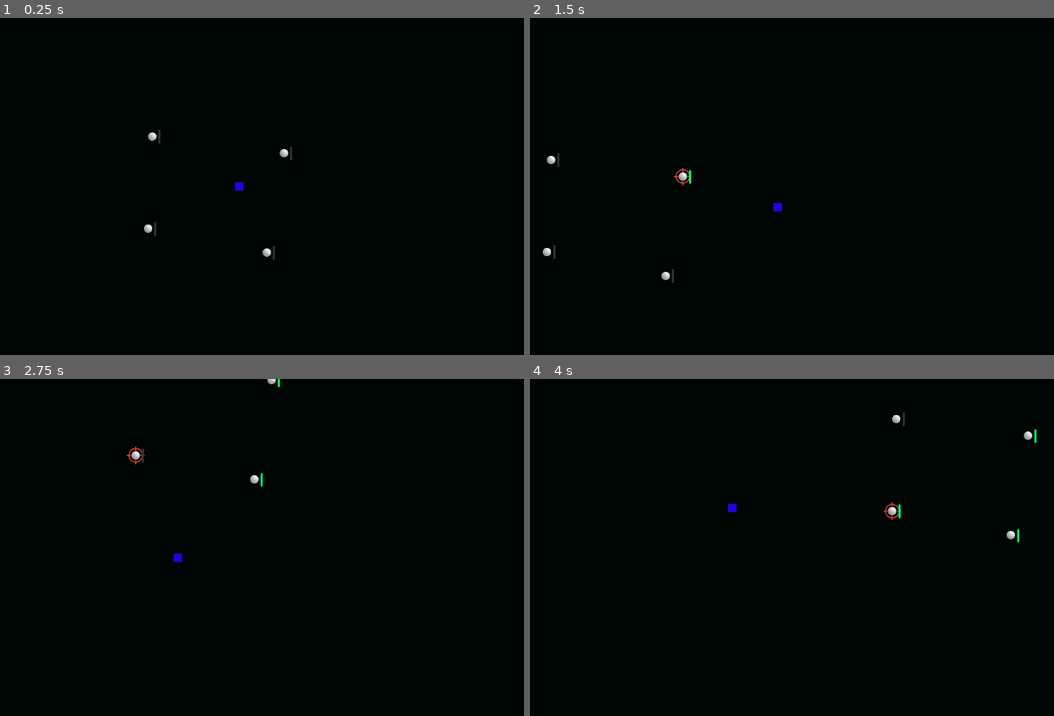
Above: before the commit, frames 1-4 (two rows, left to right).
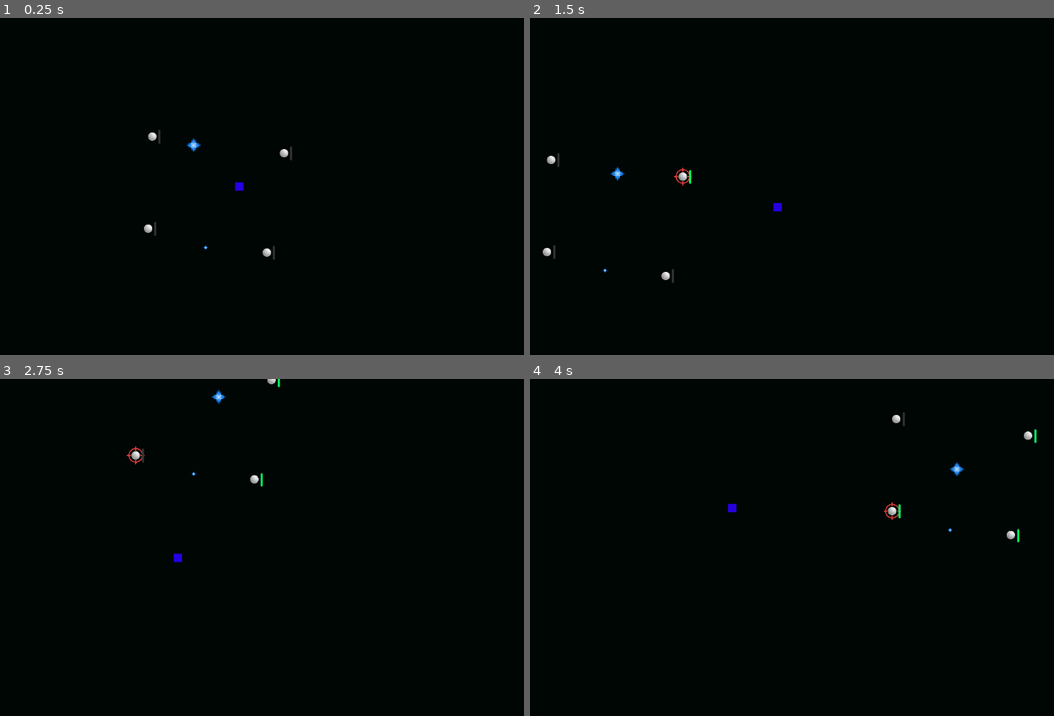
Above: after the commit, the same moments.

Repository: bentingey/Xenon
Game: Godot game, scene res://scenes/main.tscn
Two runs of this game, one before a commit and one after it. Both use one fixed random seed, a clock stepped at 60 frames per second and the inputs below.
Inputs:
- Up to frame 1 (0.25 s): no input
- Up to frame 2 (1.5 s): tap Space (action) at 0.6, 1.35 s
- Up to frame 3 (2.75 s): tap Space (action) at 2.1 s
- Up to frame 4 (4 s): tap Space (action) at 2.85, 3.6 s

The runs differ from the first frame. In frame 1, less than 0.1% of the frame differs, in the area x 35-40%, y 35-69%; in frame 2, less than 0.1%; in frame 3, less than 0.1%; in frame 4, less than 0.1%, in the area x 79-83%, y 24-46%.

Commit message:
added basic enemies that move towards player

Diff:
--- /dev/null
+++ b/scenes/enemies/enemy.tscn
@@ -0,0 +1,8 @@
+[gd_scene load_steps=2 format=3 uid="uid://c2x1fr04mn6eo"]
+
+[ext_resource type="Texture2D" uid="uid://dbh2qna6snpgn" path="res://assets/sprites/enemy.png" id="1_iqos0"]
+
+[node name="Enemy" type="Node2D"]
+
+[node name="Sprite2D" type="Sprite2D" parent="."]
+texture = ExtResource("1_iqos0")
--- /dev/null
+++ b/scenes/enemies/enemy_approach.tscn
@@ -0,0 +1,36 @@
+[gd_scene load_steps=7 format=3 uid="uid://d1sv6d6wy478j"]
+
+[ext_resource type="Script" path="res://scripts/enemy_ai.gd" id="1_8np12"]
+[ext_resource type="Texture2D" uid="uid://dbh2qna6snpgn" path="res://assets/sprites/enemy.png" id="2_w037j"]
+[ext_resource type="Script" uid="uid://4ree138oqyf0" path="res://scripts/states/state_machine.gd" id="4_dvjjp"]
+[ext_resource type="Script" uid="uid://modng5eypkbf" path="res://scripts/states/state_approach.gd" id="5_2vht8"]
+[ext_resource type="Script" uid="uid://gmfwkxey37ur" path="res://scripts/states/state_idle.gd" id="6_brgdq"]
+
+[sub_resource type="RectangleShape2D" id="RectangleShape2D_pj1k4"]
+size = Vector2(5.65685, 5.65685)
+
+[node name="Enemy_Approach" type="CharacterBody2D"]
+floor_stop_on_slope = false
+floor_constant_speed = true
+script = ExtResource("1_8np12")
+
+[node name="Sprite2D" type="Sprite2D" parent="."]
+texture = ExtResource("2_w037j")
+
+[node name="CollisionShape2D" type="CollisionShape2D" parent="."]
+z_index = 2
+position = Vector2(0, 1.68587e-07)
+rotation = -2.35619
+shape = SubResource("RectangleShape2D_pj1k4")
+
+[node name="State Machine" type="Node" parent="." node_paths=PackedStringArray("initial_state")]
+script = ExtResource("4_dvjjp")
+initial_state = NodePath("Approach")
+
+[node name="Approach" type="Node" parent="State Machine" node_paths=PackedStringArray("enemy")]
+script = ExtResource("5_2vht8")
+enemy = NodePath("../..")
+
+[node name="Idle" type="Node" parent="State Machine" node_paths=PackedStringArray("enemy")]
+script = ExtResource("6_brgdq")
+enemy = NodePath("../..")
--- /dev/null
+++ b/scenes/enemies/enemy_wander_follow.tscn
@@ -0,0 +1,44 @@
+[gd_scene load_steps=8 format=3 uid="uid://bsmvnpw84uodw"]
+
+[ext_resource type="Texture2D" uid="uid://b6ghey2qhwtb1" path="res://assets/sprites/enemy.png" id="1_42rcr"]
+[ext_resource type="Script" uid="uid://cg7717ca8m3ut" path="res://scripts/enemy_ai.gd" id="1_d3r1v"]
+[ext_resource type="PackedScene" uid="uid://bm3sinoolnqik" path="res://scenes/killzone.tscn" id="2_1txru"]
+[ext_resource type="Script" uid="uid://71jhf2cmy33n" path="res://scripts/states/state_machine.gd" id="3_8ky6e"]
+[ext_resource type="Script" uid="uid://b3bsqx632uaqk" path="res://scripts/states/state_follow.gd" id="5_eu5sk"]
+[ext_resource type="Script" uid="uid://d1do0m8e1f7ci" path="res://scripts/states/state_wander.gd" id="5_xt37l"]
+
+[sub_resource type="RectangleShape2D" id="RectangleShape2D_kgvje"]
+size = Vector2(5.65685, 5.65685)
+
+[node name="Enemy_wander_follow" type="CharacterBody2D"]
+script = ExtResource("1_d3r1v")
+
+[node name="Sprite2D" type="Sprite2D" parent="."]
+texture = ExtResource("1_42rcr")
+
+[node name="CollisionShape2D" type="CollisionShape2D" parent="."]
+z_index = 2
+position = Vector2(0, 1.68587e-07)
+rotation = -2.35619
+shape = SubResource("RectangleShape2D_kgvje")
+
+[node name="Killzone" parent="." instance=ExtResource("2_1txru")]
+collision_mask = 3
+
+[node name="CollisionShape2D" type="CollisionShape2D" parent="Killzone"]
+z_index = 2
+position = Vector2(0, 1.68587e-07)
+rotation = -2.35619
+shape = SubResource("RectangleShape2D_kgvje")
+
+[node name="State Machine" type="Node" parent="." node_paths=PackedStringArray("initial_state")]
+script = ExtResource("3_8ky6e")
+initial_state = NodePath("Wander")
+
+[node name="Wander" type="Node" parent="State Machine" node_paths=PackedStringArray("enemy")]
+script = ExtResource("5_xt37l")
+enemy = NodePath("../..")
+
+[node name="Follow" type="Node" parent="State Machine" node_paths=PackedStringArray("enemy")]
+script = ExtResource("5_eu5sk")
+enemy = NodePath("../..")
--- /dev/null
+++ b/scenes/killzone.tscn
@@ -0,0 +1,13 @@
+[gd_scene load_steps=3 format=3 uid="uid://bm3sinoolnqik"]
+
+[ext_resource type="Script" uid="uid://b3gt3sd3u3wot" path="res://scripts/killzone.gd" id="1_p008j"]
+[ext_resource type="AudioStream" uid="uid://djqydikw6jg21" path="res://assets/sounds/death.wav" id="2_iryxw"]
+
+[node name="Killzone" type="Area2D"]
+collision_mask = 2
+script = ExtResource("1_p008j")
+
+[node name="DeathSound" type="AudioStreamPlayer2D" parent="."]
+stream = ExtResource("2_iryxw")
+
+[connection signal="body_entered" from="." to="." method="_on_body_entered"]
--- a/scenes/main.tscn
+++ b/scenes/main.tscn
@@ -6,6 +6,8 @@
 [ext_resource type="PackedScene" uid="uid://bunbouvu5mb06" path="res://scenes/system.tscn" id="2_tefeu"]
 [ext_resource type="PackedScene" uid="uid://wbr5n02f2aut" path="res://scenes/planet.tscn" id="3_o6xl0"]
 [ext_resource type="PackedScene" uid="uid://cg7gie2sfey7l" path="res://scenes/player.tscn" id="3_tefeu"]
+[ext_resource type="PackedScene" uid="uid://c2x1fr04mn6eo" path="res://scenes/enemies/enemy.tscn" id="7_o6xl0"]
+[ext_resource type="PackedScene" uid="uid://d1sv6d6wy478j" path="res://scenes/enemies/enemy_approach.tscn" id="8_tipki"]
 
 [node name="Main" type="Node2D"]
 script = ExtResource("1_tbgi4")
@@ -30,3 +32,10 @@
 
 [node name="Planet4" parent="." instance=ExtResource("3_o6xl0")]
 position = Vector2(575, 81)
+
+[node name="Enemy" parent="." instance=ExtResource("7_o6xl0")]
+position = Vector2(686, 117)
+
+[node name="Enemy_Approach" parent="." instance=ExtResource("8_tipki")]
+position = Vector2(658, -86)
+scale = Vector2(3, 3)
--- /dev/null
+++ b/scripts/enemy_ai.gd
@@ -0,0 +1,5 @@
+extends CharacterBody2D
+class_name EnemyAI
+
+func _physics_process(_delta):
+	move_and_slide()
--- /dev/null
+++ b/scripts/killzone.gd
@@ -0,0 +1,53 @@
+extends Area2D
+
+var sound_player := AudioStreamPlayer.new()
+@onready var death: AudioStreamPlayer2D = $DeathSound
+@onready var player = get_tree().get_nodes_in_group("Player").front()
+@onready var coin_parent = get_tree().current_scene.get_node("Coins")
+
+var player_start_pos: Vector2
+var coin_positions: Array
+
+
+func _ready():
+	add_child(sound_player)
+	player_start_pos = player.global_position # Set player starting position
+
+	#Store initial positions of all coins
+	for coin in get_tree().get_nodes_in_group("Coins"):
+		coin_positions.append(coin.global_position)
+
+func play_sound(sound: AudioStream):
+	sound_player.stream = sound
+	sound_player.play()
+
+
+func _on_body_entered(body: Node2D) -> void:
+	if body.name == 'Player':
+		#SFX.play_sound(death.stream)  # Play sound globally
+		player.global_position = player_start_pos # Send player back to start
+		reload_children(coin_parent, "res://scenes/coin.tscn")
+
+
+func reload_children(parent_node: Node, scene_path: String):
+	parent_node.visible = false
+	var scene = load(scene_path)
+
+	# Delete all current children
+	for child in parent_node.get_children():
+		child.queue_free()
+
+	await get_tree().process_frame  # Ensure old nodes are fully removed
+
+	# Reinstantiate all original children
+	for coin_pos in coin_positions:
+		var new_instance = scene.instantiate()
+		parent_node.add_child(new_instance)
+		new_instance.global_position = coin_pos
+
+	await get_tree().process_frame
+	await get_tree().process_frame
+	await get_tree().process_frame
+	await get_tree().process_frame
+
+	parent_node.visible = true
--- /dev/null
+++ b/scripts/states/state.gd
@@ -0,0 +1,18 @@
+extends Node
+class_name State
+
+# I put this here to ignore a warning that was not helpful... there may be a better way to do this
+@warning_ignore("UNUSED_SIGNAL")
+signal Transitioned
+
+func Enter():
+	pass
+
+func Exit():
+	pass
+
+func Update(_delta: float):
+	pass
+
+func Physics_Update(_delta: float):
+	pass
--- /dev/null
+++ b/scripts/states/state_approach.gd
@@ -0,0 +1,21 @@
+extends State
+class_name EnemyApproach
+
+@export var enemy: CharacterBody2D
+@export var move_speed := 40.0
+var player: CharacterBody2D
+
+# called when state is entered
+func Enter():
+	player = get_tree().get_first_node_in_group("player")
+
+# called every frame to decide physics
+func Physics_Update(_delta: float):
+	# get the direction between the player and the enemy
+	var direction = player.global_position - enemy.global_position
+
+	# if distance to player is greater than 50, move towards the player. If not, switch back to the idle state
+	if direction.length() < 10000:
+		enemy.velocity = direction.normalized() * move_speed
+	else:
+		Transitioned.emit(self, "idle")
--- /dev/null
+++ b/scripts/states/state_follow.gd
@@ -0,0 +1,23 @@
+extends State
+class_name EnemyFollow
+
+@export var enemy: CharacterBody2D
+@export var move_speed := 40.0
+var player: CharacterBody2D
+
+func Enter():
+	player = get_tree().get_first_node_in_group("Player")
+
+func Physics_Update(_delta: float):
+	# get the direction between the player and the enemy
+	var direction = player.global_position - enemy.global_position
+
+	# if player is more than 25 distance away, more towards them
+	if direction.length() > 25:
+		enemy.velocity = direction.normalized() * move_speed
+	else:
+		enemy.velocity = Vector2()
+
+	# if player is more than 50 distance away, switch to wander
+	if direction.length() > 50:
+		Transitioned.emit(self, "wander")
--- /dev/null
+++ b/scripts/states/state_idle.gd
@@ -0,0 +1,29 @@
+extends State
+class_name EnemyIdle
+
+@export var enemy: CharacterBody2D
+@export var move_speed:= 15
+
+var player: CharacterBody2D
+
+var move_direction: Vector2
+var wander_time: float
+
+# This function runs when the enemy enters this state.
+func Enter():
+	# gets player do we can track distance in physics_update
+	player = get_tree().get_first_node_in_group("player")
+
+	# Stops movement
+	enemy.velocity = Vector2.ZERO
+
+func Physics_Update(_delta: float):
+	# get the direction between the player and the enemy
+	var direction = player.global_position - enemy.global_position
+
+	# if the distance to the player is less than 50, start approaching
+	if direction.length() < 5000:
+		Transitioned.emit(self, "approach")
+	else:
+		# Stops movement
+		enemy.velocity = Vector2.ZERO
--- /dev/null
+++ b/scripts/states/state_machine.gd
@@ -0,0 +1,51 @@
+extends Node
+
+@export var initial_state: State
+
+var current_state: State
+var states: Dictionary = {}
+
+func _ready():
+	# loops over all children to check if they are a member of the State class. If they are, add them to the states dictionary.
+	for child in get_children():
+		if child is State:
+			states[child.name.to_lower()] = child # to_lower is just error handling to make sure capitalization doesnt cause any problems
+			# any time we register a new state, we connect to the transition signal from the State class. This connects to the on_child_transition function.
+			child.Transitioned.connect(on_child_transition)
+
+	# if an initial state has been selected via the exported variable, enter that state and set it to the current state.
+	if initial_state:
+		initial_state.Enter()
+		current_state = initial_state
+
+
+func _process(delta):
+	# if there is a current state, call the update function of that state.
+	if current_state:
+		current_state.Update(delta)
+
+func _physics_process(delta):
+	# if there is a current state, call the physics update function of that state.
+	if current_state:
+		current_state.Physics_Update(delta)
+
+func on_child_transition(state, new_state_name):
+	# check if the new state is different from the current state.
+	if state != current_state:
+		return
+
+	# find the new state in the dictionary
+	var new_state = states.get(new_state_name.to_lower()) # to_lower is just error handling to make sure capitalization doesnt cause any problems
+	# check that the new state exists
+	if !new_state:
+		return
+
+	# if we have a current state, we must exit it before entering a new one
+	if current_state:
+		current_state.Exit()
+
+	# Now, we can enter the new state
+	new_state.Enter()
+
+	# finally, set the new state to be the current state.
+	current_state = new_state
--- /dev/null
+++ b/scripts/states/state_wander.gd
@@ -0,0 +1,40 @@
+extends State
+class_name EnemyWander
+
+@export var enemy: CharacterBody2D
+@export var move_speed:= 15
+
+var player: CharacterBody2D
+
+var move_direction: Vector2
+var wander_time: float
+
+# choose a random direction and time to wander
+func randomize_wander():
+	move_direction = Vector2(randf_range(-1, 1), randf_range(-1, 1)).normalized()
+	wander_time = randf_range(1, 3)
+
+# This function runs when the enemy enters this state.
+func Enter():
+	player = get_tree().get_first_node_in_group("Player")
+	randomize_wander()
+
+# This function runs every frame that the state is active.
+func Update(delta: float):
+	# Counts down the current wander time. When the time reaches 0, use the randomize_wander function again to choose a new direction
+	if wander_time > 0:
+		wander_time -= delta
+	else:
+		randomize_wander()
+
+func Physics_Update(_delta: float):
+	# if the enemy exists, set its velocity to the move direction decided by randomize_wander
+	if enemy:
+		enemy.velocity = move_direction * move_speed
+
+	# get the direction between the player and the enemy
+	var direction = player.global_position - enemy.global_position
+
+	# if player is less than 50 distance away, switch to follow
+	if direction.length() < 70:
+		Transitioned.emit(self, "follow")
Binary file added: assets/sprites/enemy.png
Not shown, added: assets/sprites/enemy.png.import
Not shown: 1 places in scenes/main.tscn that only renumber resources
Not shown, added: scripts/killzone.gd.uid
Not shown, added: scripts/states/state.gd.uid
Not shown, added: scripts/states/state_approach.gd.uid
Not shown, added: scripts/states/state_follow.gd.uid
Not shown, added: scripts/states/state_idle.gd.uid
Not shown, added: scripts/states/state_machine.gd.uid
Not shown, added: scripts/states/state_wander.gd.uid
